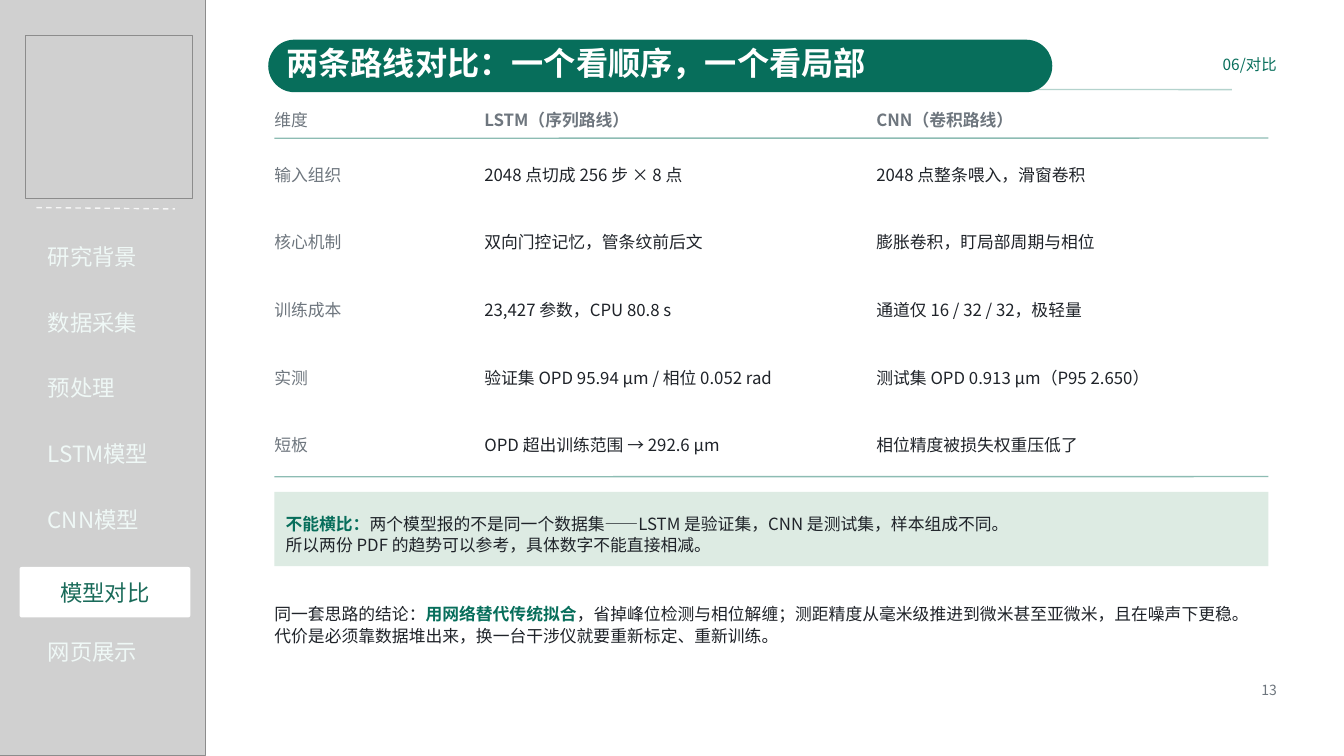
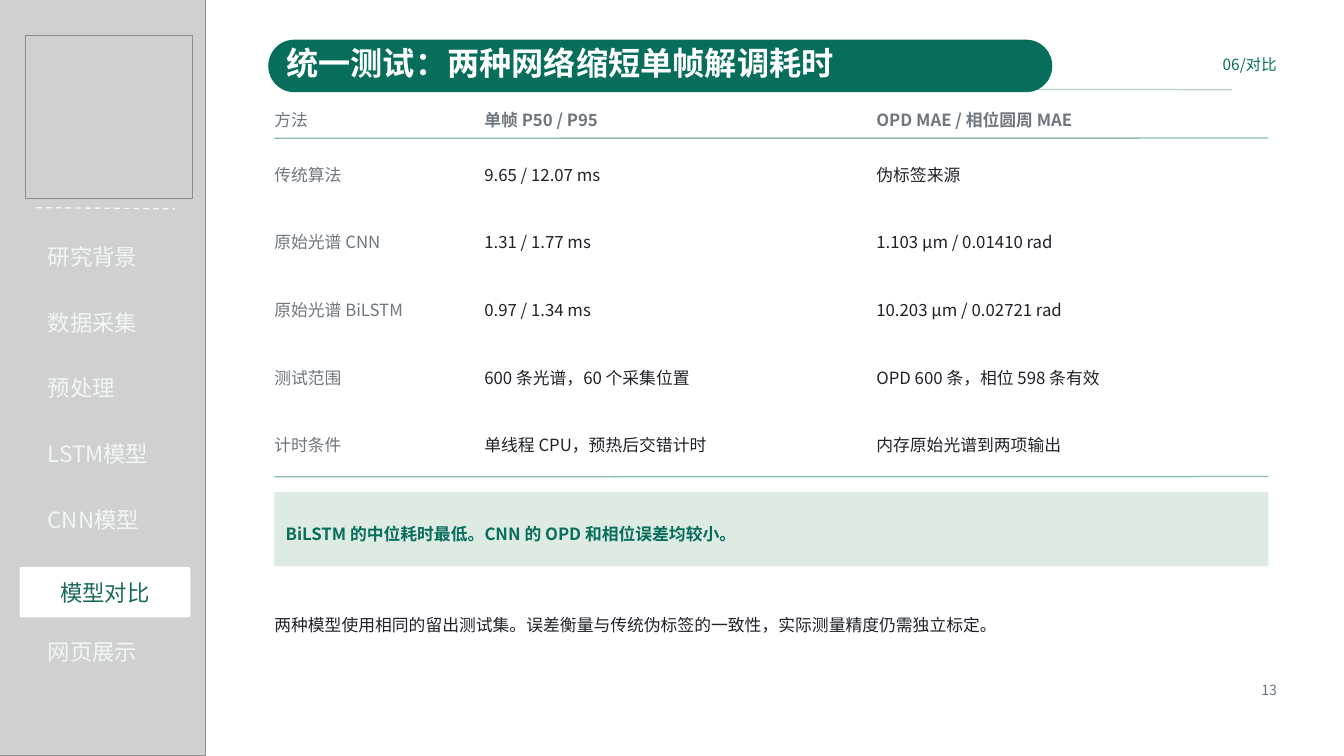
Before and after one commit to Kyson001/intelligent-demodulation-of-spectral-interference-signalsls, a slide deck: slide 13 of presentations/2.0.pptx. Drawn at 1344x756 pixels with LibreOffice and Linux fonts; fonts in the diff are those of the drawing; grey boxes stand for pictures. Boxes give left, top, right and bottom in pixels: in the first picture for what was removed or moved away, otherwise in the second. Text is boxed around its words. In the diff, an @@ line names an element or a change of style, - is before the commit and + after.

Commit message:
Train raw-spectrum CNN and BiLSTM and update project presentation

```diff
--- a/presentations/2.0.pptx
+++ b/presentations/2.0.pptx
@@ text at bbox=[286, 47, 834, 78]: text changed @@
-两条路线对比：一个看顺序，一个看局部
+统一测试：两种网络缩短单帧解调耗时
@@ text at bbox=[274, 112, 308, 127]: text changed @@
-维度
+方法
@@ text at bbox=[484, 112, 598, 128]: text changed @@
-LSTM（序列路线）
+单帧 P50 / P95
@@ text at bbox=[876, 112, 1072, 128]: text changed @@
-CNN（卷积路线）
+OPD MAE / 相位圆周 MAE
@@ text at bbox=[274, 167, 341, 183]: text changed @@
-输入组织
+传统算法
@@ text at bbox=[484, 169, 600, 181]: text changed @@
-2048 点切成 256 步 × 8 点
+9.65 / 12.07 ms
@@ text at bbox=[876, 167, 960, 183]: text changed @@
-2048 点整条喂入，滑窗卷积
+伪标签来源
@@ text at bbox=[274, 234, 380, 250]: text changed @@
-核心机制
+原始光谱 CNN
@@ text at bbox=[484, 236, 590, 249]: text changed @@
-双向门控记忆，管条纹前后文
+1.31 / 1.77 ms
@@ text at bbox=[876, 234, 1053, 252]: text changed @@
-膨胀卷积，盯局部周期与相位
+1.103 μm / 0.01410 rad
@@ text at bbox=[274, 302, 403, 318]: text changed @@
-训练成本
+原始光谱 BiLSTM
@@ text at bbox=[484, 304, 590, 317]: text changed @@
-23,427 参数，CPU 80.8 s
+0.97 / 1.34 ms
@@ text at bbox=[876, 302, 1062, 320]: text changed @@
-通道仅 16 / 32 / 32，极轻量
+10.203 μm / 0.02721 rad
@@ text at bbox=[274, 370, 341, 386]: text changed @@
-实测
+测试范围
@@ text at bbox=[484, 370, 690, 386]: text changed @@
-验证集 OPD 95.94 μm / 相位 0.052 rad
+600 条光谱，60 个采集位置
@@ text at bbox=[876, 370, 1099, 386]: text changed @@
-测试集 OPD 0.913 μm（P95 2.650）
+OPD 600 条，相位 598 条有效
@@ text at bbox=[274, 437, 341, 453]: text changed @@
-短板
+计时条件
@@ text at bbox=[484, 437, 707, 453]: text changed @@
-OPD 超出训练范围 → 292.6 μm
+单线程 CPU，预热后交错计时
@@ text at bbox=[876, 437, 1061, 453]: text changed @@
-相位精度被损失权重压低了
+内存原始光谱到两项输出
@@ text at bbox=[286, 525, 736, 542]: text changed; text colour #1F2329 to #076E5B; bold on @@
-不能横比：两个模型报的不是同一个数据集——LSTM 是验证集，CNN 是测试集，样本组成不同。
-所以两份 PDF 的趋势可以参考，具体数字不能直接相减。
+BiLSTM 的中位耗时最低。CNN 的 OPD 和相位误差均较小。
@@ text at bbox=[274, 617, 996, 633]: text changed @@
-同一套思路的结论：用网络替代传统拟合，省掉峰位检测与相位解缠；测距精度从毫米级推进到微米甚至亚微米，且在噪声下更稳。
-代价是必须靠数据堆出来，换一台干涉仪就要重新标定、重新训练。
+两种模型使用相同的留出测试集。误差衡量与传统伪标签的一致性，实际测量精度仍需独立标定。
```
Also in this commit, not shown: 13 other slides changed, 18 other files.
